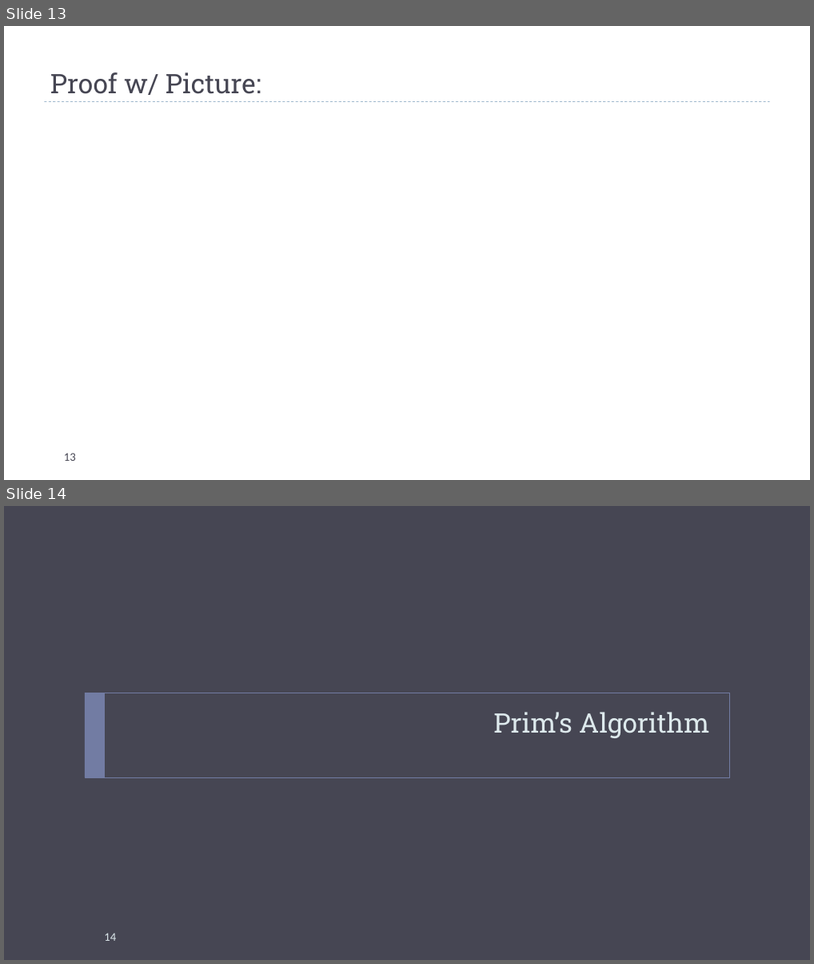
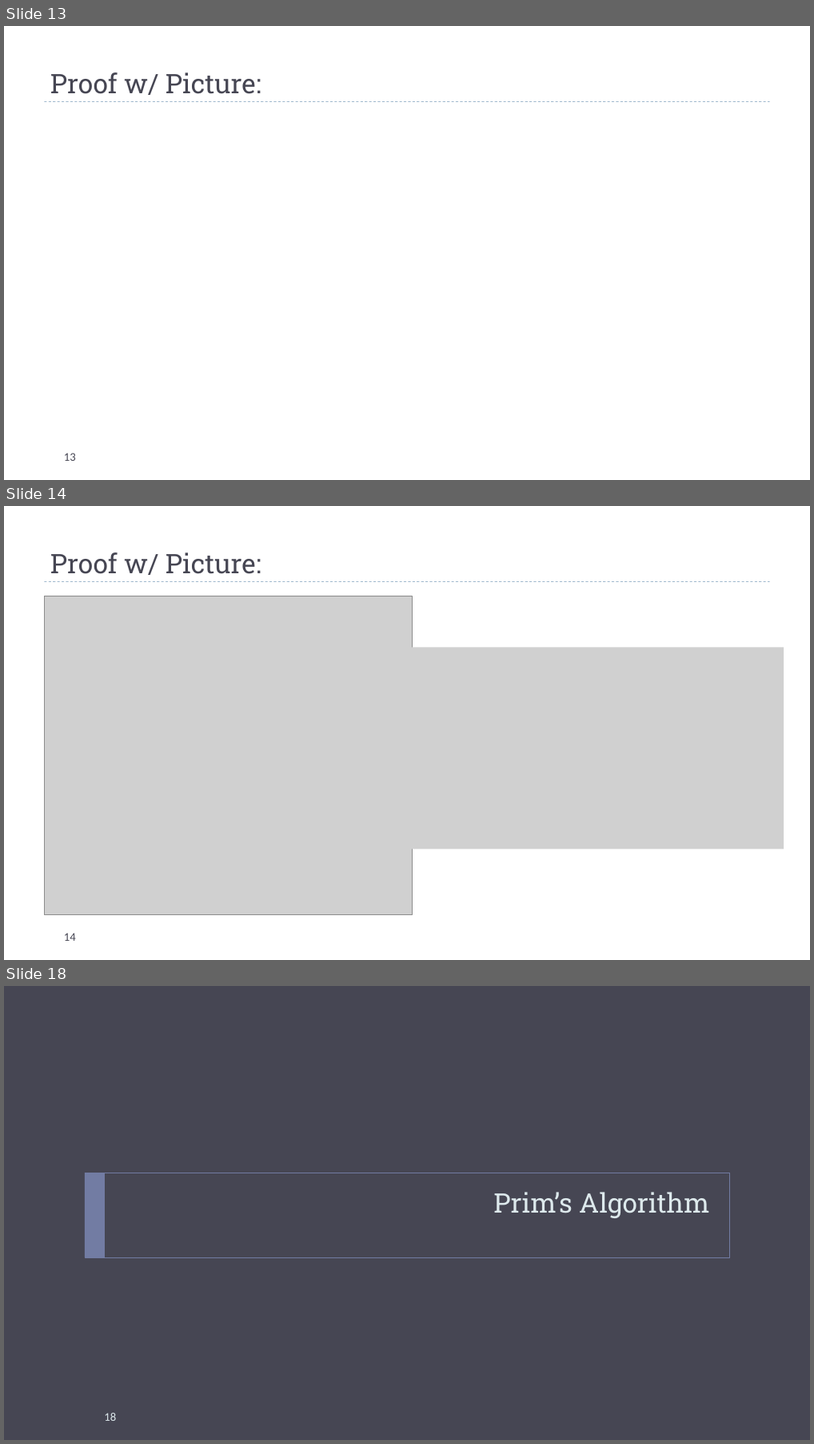
Before and after one commit to markfloryan/dsa2, a slide deck: slides/02-DijkstraAndPrim.pptx. Shown one above the other, each under a label of ours: slides 13 and 14 before the commit, slides 13, 14 and 18 after it; the slides between them are not shown. The pictures are 814x964 and 814x1444 pixels, drawn with LibreOffice and Linux fonts; fonts in the diff are those of the drawing; grey boxes stand for pictures. Boxes give left, top, right and bottom in pixels: in the first picture for what was removed or moved away, otherwise in the second. Text is boxed around its words. In the diff, an @@ line names an element or a change of style, - is before the commit and + after.

```diff
--- a/slides/02-DijkstraAndPrim.pptx
+++ b/slides/02-DijkstraAndPrim.pptx
@@ slide 14 added at [4,506,810,960], background #FFFFFF; not listed: 1 template element that a slide beside it also shows @@
@@ title added at [50,552,262,575], 32 pt, text #464653 @@
+Proof w/ Picture:
@@ picture added at [45,596,412,915] @@
@@ picture added at [411,647,784,848] @@
@@ picture added at [120,688,196,718] @@
@@ page number added at [64,932,76,940], 14 pt, text #464653 @@
+14
@@ what was slide 14 is now slide 18 @@
@@ page number at [104,1412,116,1420]: text changed @@
-14
+18
```
Also in this commit, not shown: 3 other slides added, 4 other files.
